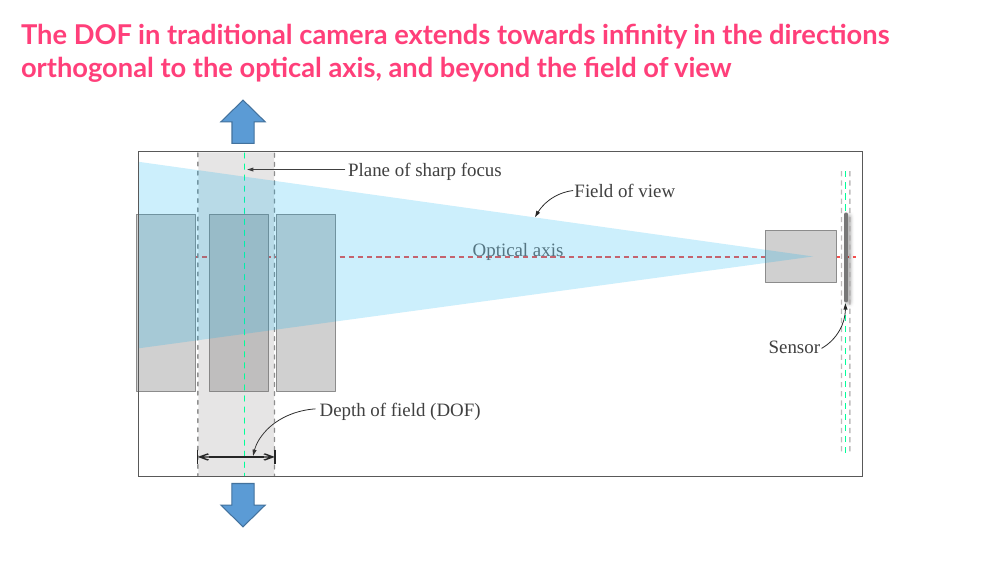
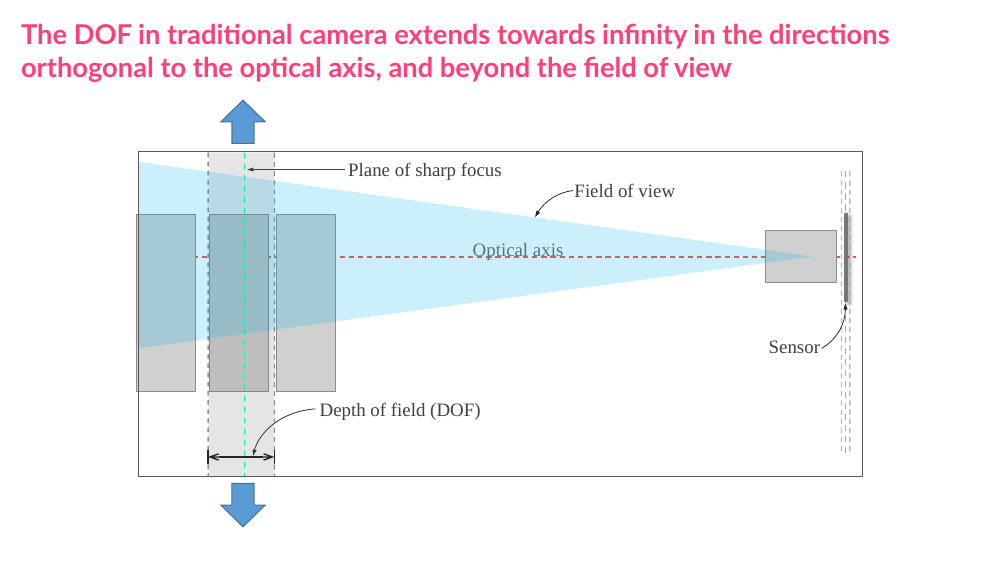
Before and after one commit to indranilsinharoy/phd-artifacts, a slide deck: slide 2 of defense/zemax_simulation.pptx. Drawn at 1008x567 pixels with LibreOffice and Linux fonts; fonts in the diff are those of the drawing; grey boxes stand for pictures. Boxes give left, top, right and bottom in pixels: in the first picture for what was removed or moved away, otherwise in the second. Text is boxed around its words. In the diff, an @@ line names an element or a change of style, - is before the commit and + after.

```diff
--- a/defense/zemax_simulation.pptx
+++ b/defense/zemax_simulation.pptx
@@ line moved from (198, 153) - (198, 476) to (208, 153) - (208, 476) @@
@@ rectangle: place and size @@
-rectangle at bbox=[199, 153, 274, 477]
+rectangle at bbox=[209, 153, 274, 477]
@@ line moved from (198, 450) - (198, 464) to (208, 450) - (208, 464) @@
@@ double arrow moved from (198, 457) - (275, 457) to (208, 457) - (274, 457) @@
```
Also in this commit, not shown: 2 slides added, 50 other files.
